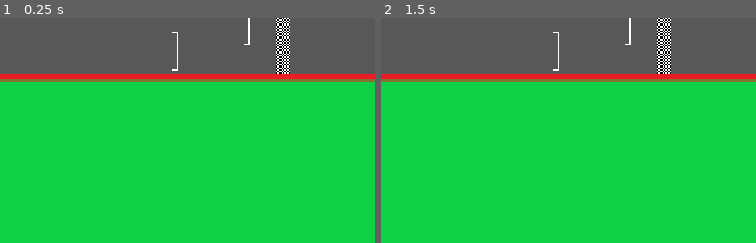
Above: before the commit, frames 1-2 (left to right).
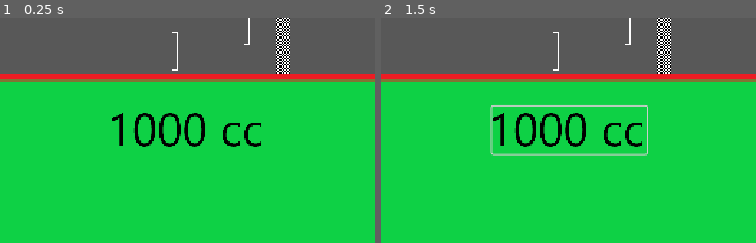
Above: after the commit, the same moments.

Repository: avg517/Slippery-Race
Game: Godot game, scene res://settings.tscn
Same seed, same stepped clock (60 frames per second), same inputs: the game is played once before the commit and once after it. This scene is started directly instead of the project's main scene.
Inputs (mouse positions are % of the whole screen's width and height, from its top left):
- Up to frame 1 (0.25 s): no input
- Up to frame 2 (1.5 s): click (47, 35) at 0.52 s; tap Enter at 1.25 s; hold D (P1_Move_Right) from 1.28 s (still down)
The pictures show only the part of the screen within x 22-72%, y 10-60%; the shares and areas given below are measured in that part.

The runs differ from the first frame. In frame 1, 1.7% of the frame differs, in the area x 29-70%, y 42-58%; in frame 2, 2.8%, in the area x 29-72%, y 38-62%.

Commit message:
settings

Diff:
--- /dev/null
+++ b/settings.gd
@@ -0,0 +1,11 @@
+extends Control
+
+
+# Called when the node enters the scene tree for the first time.
+func _ready() -> void:
+	pass # Replace with function body.
+
+
+# Called every frame. 'delta' is the elapsed time since the previous frame.
+func _process(delta: float) -> void:
+	pass
--- a/settings.tscn
+++ b/settings.tscn
@@ -1,6 +1,8 @@
-[gd_scene load_steps=2 format=3 uid="uid://cffmceros0vng"]
+[gd_scene load_steps=4 format=3 uid="uid://cffmceros0vng"]
 
+[ext_resource type="Script" uid="uid://bel38kgsdnuln" path="res://settings.gd" id="1_3ykye"]
 [ext_resource type="Texture2D" uid="uid://dk1jsd8c1pd3u" path="res://Draws/Cursa1.png" id="1_x2hje"]
+[ext_resource type="Texture2D" uid="uid://bluokmf7kdjmd" path="res://Draws/1000CC.png" id="3_gc0em"]
 
 [node name="Settings" type="Control"]
 layout_mode = 3
@@ -9,6 +11,7 @@
 anchor_bottom = 1.0
 grow_horizontal = 2
 grow_vertical = 2
+script = ExtResource("1_3ykye")
 
 [node name="placeholder" type="Sprite2D" parent="."]
 z_index = -9
@@ -16,3 +19,25 @@
 position = Vector2(574, 326)
 scale = Vector2(2.30389, 2.30389)
 texture = ExtResource("1_x2hje")
+
+[node name="1000CC" type="Button" parent="."]
+auto_translate_mode = 2
+layout_mode = 1
+anchors_preset = 8
+anchor_left = 0.5
+anchor_top = 0.5
+anchor_right = 0.5
+anchor_bottom = 0.5
+offset_left = -113.0
+offset_top = -134.005
+offset_right = 110.0
+offset_bottom = -66.005
+grow_horizontal = 2
+grow_vertical = 2
+flat = true
+
+[node name="Start2" type="Sprite2D" parent="1000CC"]
+texture_filter = 1
+position = Vector2(112, 32.5)
+scale = Vector2(0.7, 0.7)
+texture = ExtResource("3_gc0em")
Not shown, added: settings.gd.uid
